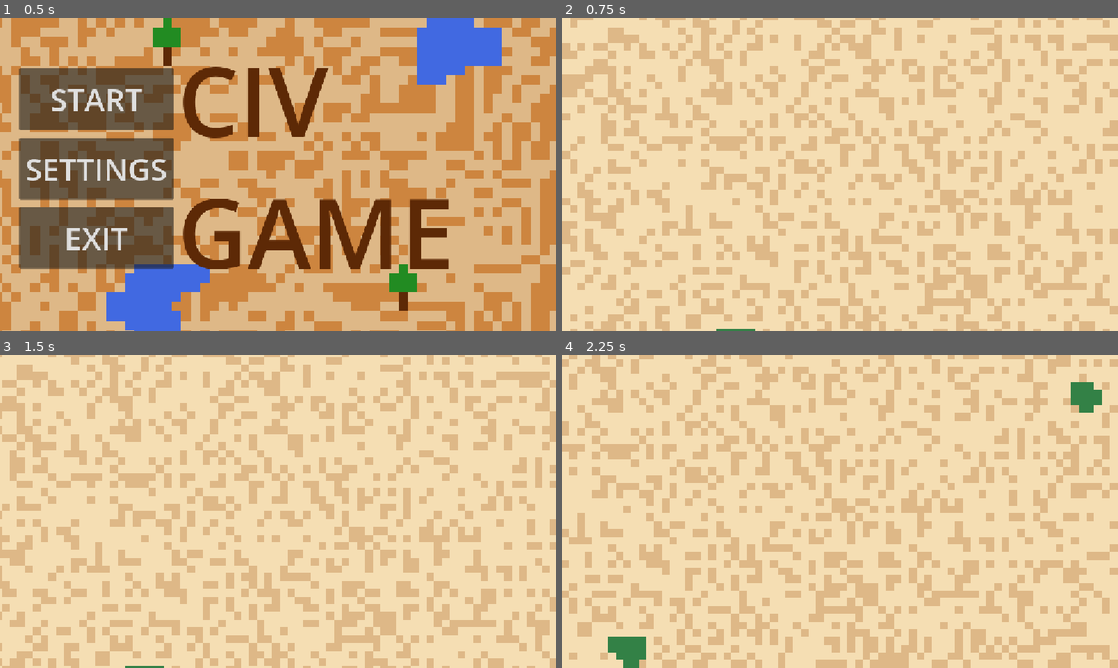
Above: before the commit, frames 1-4 (two rows, left to right).
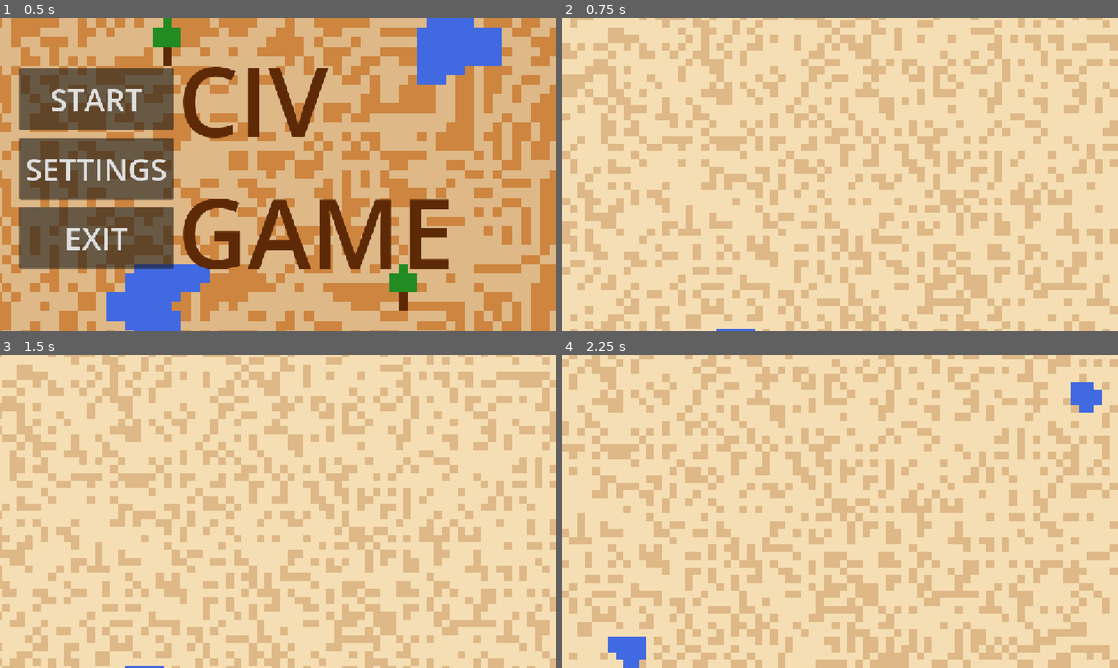
Above: after the commit, the same moments.

Repository: treetmitterglad/civ-game
Game: Godot game, scene res://scenes/main_menu.tscn
The game is run twice, just before and just after one commit, with the same random seed, the same clock (stepped at 60 frames per second) and the same inputs.
Inputs (mouse positions are in pixels of both pictures, inside the frame that each line leads up to):
- Up to frame 1 (0.5 s): no input
- Up to frame 2 (0.75 s): click "START" at 0.5 s
- Up to frame 3 (1.5 s): tap Enter at 1.25 s; move the mouse to (400, 495) at 1.27 s; hold D (move_right) from 1.28 s (still down)
- Up to frame 4 (2.25 s): move the mouse to (728, 527) at 2.02 s; release D (move_right) at 2.03 s; hold S (move_down) from 2.03 s (still down)

Frame 1 is identical in both runs. In frame 2, less than 0.1% of the frame differs, in the area x 27-35%, y 99-100%; in frame 3, less than 0.1%; in frame 4, 1.0%, in the area x 8-98%, y 8-100%.

Commit message:
Fixed accidental world gen change

Diff:
--- a/scripts/game/game.gd
+++ b/scripts/game/game.gd
@@ -12,7 +12,7 @@
 # --- TILES ---
 const TILE_LIGHT = 0
 const TILE_DARK = 1
-const TILE_WATER = 21
+const TILE_WATER = 2
 
 # --- SAND VARIATION ---
 @export_range(0.0, 1.0) var dark_tile_frequency: float = 0.2
